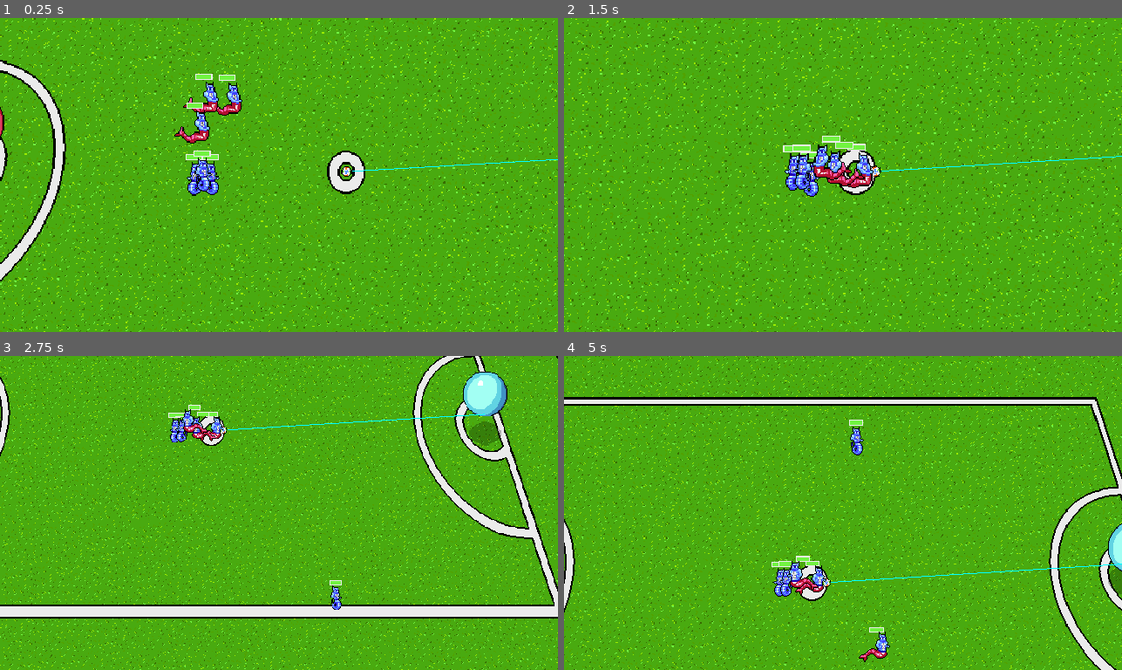
Above: before the commit, frames 1-4 (two rows, left to right).
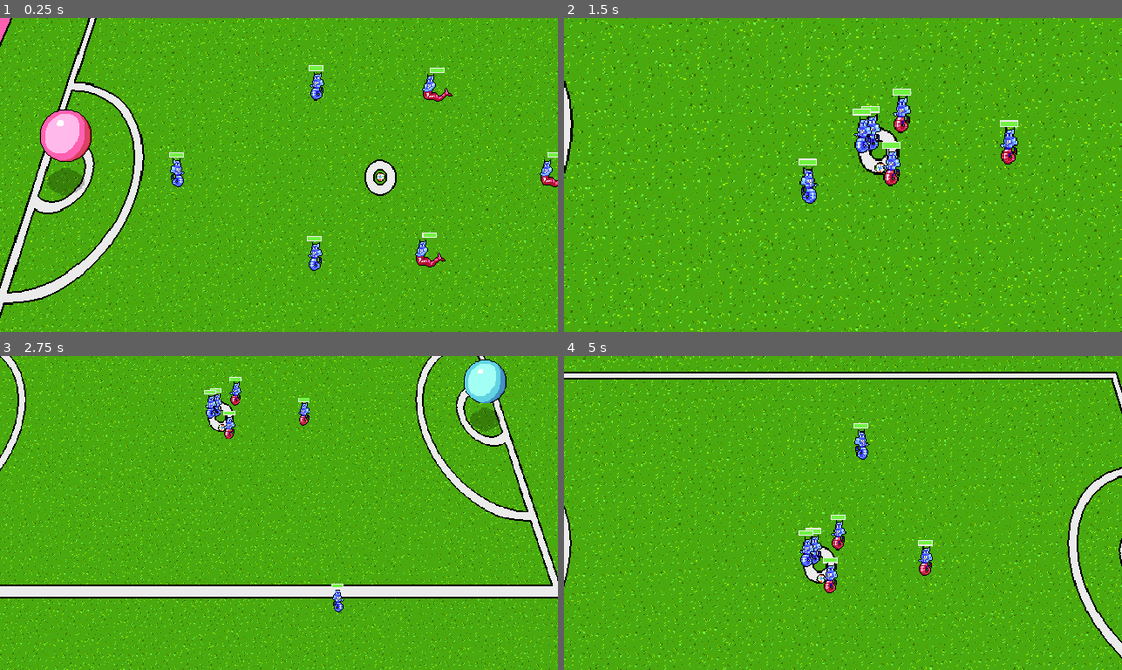
Above: after the commit, the same moments.

Repository: gamkedo-la/Elementaball
Game: Godot game, scene res://Node2D.tscn
The game is run twice, just before and just after one commit, with the same random seed, the same clock (stepped at 60 frames per second) and the same inputs.
Inputs:
- Up to frame 1 (0.25 s): no input
- Up to frame 2 (1.5 s): hold Right (ui_right) 0.53-1.28 s; hold Down (ui_down) from 1.28 s (still down)
- Up to frame 3 (2.75 s): release Down (ui_down) at 2.03 s; hold Right (ui_right) from 2.03 s (still down)
- Up to frame 4 (5 s): release Right (ui_right) at 2.78 s; hold Up (ui_up) 2.78-3.53 s; hold Left (ui_left) from 3.53 s (still down)

The runs differ from the first frame. In frame 1, 21% of the frame differs, in the area x 0-100%, y 0-100%; in frame 2, 16%; in frame 3, 26%; in frame 4, 22%.

Commit message:
Enemies FINALLY defend assigned zones

Diff:
--- a/Field and Equipment/Ball.gd
+++ b/Field and Equipment/Ball.gd
@@ -48,9 +48,7 @@
 	update()
 
 func _draw():
-	var goalPosition = get_node("../Goal").global_position
-	draw_line(Vector2.ZERO, to_local(goalPosition), Color(0,255,255), 1)
-	update()
+	pass
 
 
 func _input(event):
--- a/Node2D.tscn
+++ b/Node2D.tscn
@@ -8,6 +8,7 @@
 [ext_resource path="res://Field and Equipment/ParallaxBackground.tscn" type="PackedScene" id=6]
 [ext_resource path="res://Camera2D.gd" type="Script" id=7]
 [ext_resource path="res://Art/Sprites/enemy_goal.png" type="Texture" id=8]
+[ext_resource path="res://Players/Defense Zones/EnemyRight.tscn" type="PackedScene" id=9]
 [ext_resource path="res://Players/blue_player_stats.tres" type="Resource" id=10]
 
 [sub_resource type="AnimationNodeStateMachinePlayback" id=1]
@@ -22,8 +23,22 @@
 
 [sub_resource type="AnimationNodeStateMachinePlayback" id=6]
 
-[sub_resource type="CircleShape2D" id=7]
-radius = 42.2346
+[sub_resource type="Curve2D" id=7]
+resource_local_to_scene = true
+_data = {
+"points": PoolVector2Array( 5.04538, -46.2493, -5.04538, 46.2493, 194.625, -74.5095, -10.9317, -24.386, 10.9317, 24.386, 222.19, 4.62045, 18.4343, 0.853422, -18.4343, -0.853422, 294.006, 32.4625, 1.32096, 26.4882, -1.32096, -26.4882, 553.701, 4.62045, 5.28384, 9.24986, -5.28384, -9.24986, 497.844, -90.2901, 0, 0, 0, 0, 216.044, -110.084, 0, 0, 0, 0, 195.363, -74.8359 )
+}
+
+[sub_resource type="Curve2D" id=8]
+_data = {
+"points": PoolVector2Array( 43.7266, -18.9202, -43.7266, 18.9202, 221.673, 114.382, 5.04538, -46.2493, -5.04538, 46.2493, 191.106, 131.953, -10.9317, -24.386, 10.9317, 24.386, 222.768, 207.825, 18.4343, 0.853422, -18.4343, -0.853422, 306.75, 248.065, 1.32096, 26.4882, -1.32096, -26.4882, 475.409, 244.544, 5.28384, 9.24986, -5.28384, -9.24986, 458.954, 105.836, 0, 0, 0, 0, 289.254, 95.3713, 0, 0, 0, 0, 221.673, 114.382 )
+}
+
+[sub_resource type="Curve2D" id=9]
+resource_local_to_scene = true
+_data = {
+"points": PoolVector2Array( 43.7266, -18.9202, -43.7266, 18.9202, 307.137, 19.5446, 5.04538, -46.2493, -5.04538, 46.2493, 272.217, 67.9539, -10.9317, -24.386, 10.9317, 24.386, 298.236, 128.12, 18.4343, 0.853422, -18.4343, -0.853422, 405.732, 167.539, 1.32096, 26.4882, -1.32096, -26.4882, 589.229, 181.37, 5.28384, 9.24986, -5.28384, -9.24986, 532.4, -13.6504, 0, 0, 0, 0, 411.894, -17.1082, 0, 0, 0, 0, 306.452, 18.853 )
+}
 
 [node name="Main" type="Node2D"]
 
@@ -148,41 +163,29 @@
 [node name="ParallaxBackground" parent="." instance=ExtResource( 6 )]
 follow_viewport_enable = true
 
-[node name="EnemyRight" type="Area2D" parent="."]
-position = Vector2( 245.542, -67.7737 )
-
-[node name="CollisionShape2D" type="CollisionShape2D" parent="EnemyRight"]
-shape = SubResource( 7 )
-
-[node name="EnemyCenter" type="Area2D" parent="."]
-position = Vector2( 395.009, 64.195 )
-
-[node name="CollisionShape2D" type="CollisionShape2D" parent="EnemyCenter"]
-shape = SubResource( 7 )
-
-[node name="EnemyLeft" type="Area2D" parent="."]
-position = Vector2( 236.921, 190.329 )
-
-[node name="CollisionShape2D" type="CollisionShape2D" parent="EnemyLeft"]
-shape = SubResource( 7 )
-
-[node name="PlayerLeft" type="Area2D" parent="."]
-position = Vector2( 63.0682, -67.7737 )
-
-[node name="CollisionShape2D" type="CollisionShape2D" parent="PlayerLeft"]
-shape = SubResource( 7 )
-
-[node name="PlayerRight" type="Area2D" parent="."]
-position = Vector2( 57.5017, 190.467 )
-
-[node name="CollisionShape2D" type="CollisionShape2D" parent="PlayerRight"]
-shape = SubResource( 7 )
-
-[node name="PlayerCenter" type="Area2D" parent="."]
-position = Vector2( -68.4368, 62.467 )
-
-[node name="CollisionShape2D" type="CollisionShape2D" parent="PlayerCenter"]
-shape = SubResource( 7 )
+[node name="EnemyRight" parent="." instance=ExtResource( 9 )]
+
+[node name="Path2D" parent="EnemyRight" index="0"]
+curve = SubResource( 7 )
+
+[node name="EnemyLeft" parent="." instance=ExtResource( 9 )]
+scale = Vector2( 0.84652, 0.829782 )
+
+[node name="Path2D" parent="EnemyLeft" index="0"]
+scale = Vector2( 1.34164, 1.14235 )
+curve = SubResource( 8 )
+
+[node name="EnemyCenter" parent="." instance=ExtResource( 9 )]
+
+[node name="Path2D" parent="EnemyCenter" index="0"]
+curve = SubResource( 9 )
+
+[node name="PlayerLeft" parent="." instance=ExtResource( 9 )]
+
+[node name="PlayerRight" parent="." instance=ExtResource( 9 )]
+scale = Vector2( 0.84652, 0.829783 )
+
+[node name="PlayerCenter" parent="." instance=ExtResource( 9 )]
 
 [node name="Camera2D" type="Camera2D" parent="."]
 current = true
@@ -198,18 +201,6 @@
 [connection signal="body_exited" from="Enemy3/InterceptArea" to="Enemy3" method="_on_InterceptArea_body_exited"]
 [connection signal="body_entered" from="Enemy2/InterceptArea" to="Enemy2" method="_on_InterceptArea_body_entered"]
 [connection signal="body_exited" from="Enemy2/InterceptArea" to="Enemy2" method="_on_InterceptArea_body_exited"]
-[connection signal="body_entered" from="EnemyRight" to="Enemy2" method="_on_DefenseZone_body_entered"]
-[connection signal="body_exited" from="EnemyRight" to="Enemy2" method="_on_DefenseZone_body_exited"]
-[connection signal="body_entered" from="EnemyCenter" to="Enemy" method="_on_DefenseZone_body_entered"]
-[connection signal="body_exited" from="EnemyCenter" to="Enemy" method="_on_DefenseZone_body_exited"]
-[connection signal="body_entered" from="EnemyLeft" to="Enemy3" method="_on_DefenseZone_body_entered"]
-[connection signal="body_exited" from="EnemyLeft" to="Enemy3" method="_on_DefenseZone_body_exited"]
-[connection signal="body_entered" from="PlayerLeft" to="Player2" method="_on_DefenseZone_body_entered"]
-[connection signal="body_exited" from="PlayerLeft" to="Player2" method="_on_DefenseZone_body_exited"]
-[connection signal="body_entered" from="PlayerRight" to="Player3" method="_on_DefenseZone_body_entered"]
-[connection signal="body_exited" from="PlayerRight" to="Player3" method="_on_DefenseZone_body_exited"]
-[connection signal="body_entered" from="PlayerCenter" to="Player" method="_on_DefenseZone_body_entered"]
-[connection signal="body_exited" from="PlayerCenter" to="Player" method="_on_DefenseZone_body_exited"]
 
 [editable path="Player"]
 [editable path="Player2"]
@@ -227,3 +218,6 @@
 [editable path="Enemy2/InterceptArea"]
 [editable path="Enemy2/Health Bar"]
 [editable path="ParallaxBackground"]
+[editable path="EnemyRight"]
+[editable path="EnemyLeft"]
+[editable path="EnemyCenter"]
--- a/Players/AIPlayer.gd
+++ b/Players/AIPlayer.gd
@@ -1,14 +1,14 @@
 extends KinematicBody2D
 
 #Variables for movement
-var velocity = Vector2.ZERO
+var velocity = Vector2()
 onready var initialScale = scale
 var destination = Vector2()
-var previousPosition = global_position
+var previousPosition = position
 
 #States for defense
+var onDefense = false
 var intercepting = false
-var inDefenseZone = true
 var tacklingInProgress = false
 var blockingInProgress = false
 var tacklerIsSelf = false
@@ -17,6 +17,7 @@
 var myOpponent = "opposing_team"
 
 #States for offense
+var onOffense = false
 export var controlling = false
 export var inPossession = false
 var timer
@@ -86,26 +87,31 @@
 	get_node("Health Bar").update_healthbar(maxHP)
 
 func _physics_process(delta):
-	if controlling == false:
-
-		if inPossession:
-			return
-
-		#if the enemy's defense range collides with the ball
-		if intercepting == true:
-			#print("intercepting")
-			intercept()
+	if controlling == false and ball.selecting == false:
 
 		#If nobody has the ball, try to get it.
-		elif !ball.playerInPossession:
-			destination = ball.global_position
+		if !ball.playerInPossession:
+			destination = ball.position
 			velocity = (destination-self.position).normalized()*speed;
 
-		#If ball is out of range, returns to assigned zone
-		else:
-			defend_zone()
-		update()
-		#TODO: Add offensive AI - running toward goal, passing, kicking
+		#TODO add offense states
+		if onOffense:
+			if inPossession:
+				pass
+
+			velocity = Vector2()
+
+		if onDefense:
+			#if the enemy's defense range collides with the ball
+			if intercepting == true:
+				#print("intercepting")
+				intercept()
+
+			#If ball is out of range, returns to assigned zone
+			else:
+				defend_zone()
+			update()
+			#TODO: Add offensive AI - running toward goal, passing, kicking
 
 		velocity = move_and_slide(velocity)
 
@@ -128,18 +134,9 @@
 
 
 func defend_zone():
-	if(inDefenseZone == false):
-		destination = defenseZone.global_position
-		velocity = (destination-self.position).normalized()*speed;
-		#print("returning to defense zone")
-	else:
-		#Moves between ball and their own goal within assigned zone
-		var goalPosition = Vector2()
-		goalPosition = get_node("../Goal").global_position
-		destination = Geometry.get_closest_point_to_segment_2d (Vector2.ZERO, to_local(ball.position), to_local(goalPosition))
-		velocity = (destination-Vector2.ZERO).normalized()*speed;
-		#print("guarding defense zone")
-
+	destination = defenseZone.get_node("Path2D").curve.get_closest_point(ball.position)
+
+	velocity = (destination-self.position).normalized()*speed;
 	check_and_slide()
 
 func set_possession(player):
@@ -148,6 +145,13 @@
 	else:
 		inPossession = false
 
+	if player.is_in_group(myOpponent):
+		onDefense = true
+		onOffense = false
+	else:
+		onDefense = false
+		onOffense = true
+
 func set_control(player):
 	if player == self:
 		controlling = true
@@ -156,36 +160,38 @@
 
 
 func intercept(type = "normal"):
-	var distance2Target = destination.distance_to(Vector2.ZERO);
-	if destination != to_local(ball.global_position):
+	var distance2Target = destination.distance_to(self.position);
+	if destination != ball.position and destination != ball.playerInPossession.position:
 		reset_intercept()
 	else:
-		velocity = (destination-Vector2.ZERO).normalized()*speed;
-		_move_to_target("intercept")
-
-func _move_to_target(targetType):
-	var distance2Target = destination.distance_to(Vector2.ZERO);
-	var ballPosition = to_local(ball.global_position)
+		_move_to_target()
+
+func _move_to_target():
+	var distance2Target = destination.distance_to(self.position);
+	var ballPosition = ball.position
 	if ball.playerInPossession:
-		if (targetType == "intercept" and destination != ballPosition):
+		if (distance2Target <= 32 and destination != ballPosition):
 			destination = ballPosition
 			check_and_slide()
-		elif distance2Target >= 20:
+		elif distance2Target >= 32:
 			check_and_slide()
 		elif (destination == ballPosition and ball.kicking == false and stealCooldown == false and tacklingInProgress == false):
 			_try_steal();
 	else: check_and_slide()
 
 
-func check_and_slide(distance2Target = destination.distance_to(Vector2.ZERO), delta = get_physics_process_delta_time()):
-	return
+func check_and_slide(distance2Target = destination.distance_to(self.position), delta = get_physics_process_delta_time()):
+	if distance2Target >= velocity.length() * delta:
+		velocity = (destination-self.position).normalized()*speed;
+	else:
+		velocity = Vector2()
 
 func _try_steal():
 	tacklerIsSelf = true
 	stealCooldown = true
 	SceneController.emit_signal("tackling", true)
 	ball.target = ball.playerInPossession
-	destination = to_local(ball.playerInPossession.global_position)
+	destination = ball.playerInPossession.position
 	check_and_slide()
 	aniMachine.travel(tackleAnim)
 
@@ -206,11 +212,11 @@
 func reset_intercept():
 	#TODO make this player find their own goal
 	var goalPosition = Vector2()
-	goalPosition = get_node("../Goal").global_position
-	destination = Geometry.get_closest_point_to_segment_2d (Vector2.ZERO, to_local(ball.position), to_local(goalPosition))
+	goalPosition = get_node("../Goal").position
+	destination = Geometry.get_closest_point_to_segment_2d (self.position, ball.position, goalPosition)
 	#the enemy moves toward the ball
-	velocity = (destination-Vector2.ZERO).normalized()*speed;
-	_move_to_target("intercept")
+	velocity = (destination-self.position).normalized()*speed;
+	_move_to_target()
 
 func check_steal():
 	print("checking for successful steal")
@@ -239,12 +245,6 @@
 	if body == ball.playerInPossession and body.is_in_group(myOpponent):
 		intercepting = false
 
-func _on_DefenseZone_body_entered(body):
-	inDefenseZone = true
-
-func _on_DefenseZone_body_exited(body):
-	inDefenseZone = false
-
 func _check_collisions():
 	var slide_count = get_slide_count()
 	if slide_count:
--- a/Players/AnimationTree.tscn
+++ b/Players/AnimationTree.tscn
@@ -15,11 +15,12 @@
 
 [sub_resource type="AnimationNodeStateMachineTransition" id=6]
 
+[sub_resource type="AnimationNodeStateMachineTransition" id=7]
+
 [sub_resource type="AnimationNodeStateMachineTransition" id=8]
 
 [sub_resource type="AnimationNodeStateMachineTransition" id=9]
-
-[sub_resource type="AnimationNodeStateMachineTransition" id=12]
+switch_mode = 2
 
 [sub_resource type="AnimationNodeStateMachine" id=10]
 "states/Blue Enemy Idle/node" = SubResource( 1 )
@@ -28,8 +29,9 @@
 "states/Blue Enemy Run/position" = Vector2( 675, 100 )
 "states/Blue Enemy Tackle/node" = SubResource( 3 )
 "states/Blue Enemy Tackle/position" = Vector2( 340, 134 )
-transitions = [ "Blue Enemy Idle", "Blue Enemy Run", SubReso …(138 unchanged characters)… dle", "Blue Enemy Tackle", SubResource( 8 ), "Blue Enemy Run", "Blue Enemy Idle", SubResource( 9 ), "Blue Enemy Tackle", "Blue Enemy Idle", SubResource( 12 ) ]
+transitions = [ "Blue Enemy Idle", "Blue Enemy Run", SubReso …(138 unchanged characters)… dle", "Blue Enemy Tackle", SubResource( 7 ), "Blue Enemy Tackle", "Blue Enemy Idle", SubResource( 8 ), "Blue Enemy Run", "Blue Enemy Idle", SubResource( 9 ) ]
 start_node = "Blue Enemy Idle"
+graph_offset = Vector2( -121.613, 0 )
 
 [sub_resource type="AnimationNodeStateMachinePlayback" id=11]
 
--- a/Players/BallInterceptArea.tscn
+++ b/Players/BallInterceptArea.tscn
@@ -1,7 +1,7 @@
 [gd_scene load_steps=2 format=2]
 
 [sub_resource type="CircleShape2D" id=1]
-radius = 97.2587
+radius = 72.9527
 
 [node name="InterceptArea" type="Area2D"]
 collision_mask = 2
--- /dev/null
+++ b/Players/Defense Zones/EnemyRight.tscn
@@ -0,0 +1,13 @@
+[gd_scene load_steps=2 format=2]
+
+[sub_resource type="Curve2D" id=1]
+resource_local_to_scene = true
+_data = {
+"points": PoolVector2Array( 43.7266, -18.9202, -43.7266, 18.9202, -59.4804, -111.2, 5.04538, -46.2493, -5.04538, 46.2493, -123.192, -29.0833, -10.9317, -24.386, 10.9317, 24.386, -122.248, 29.9089, 18.4343, 0.853422, -18.4343, -0.853422, 10.2978, 50.1058, 1.32096, 26.4882, -1.32096, -26.4882, 169.412, 44.7764, 5.28384, 9.24986, -5.28384, -9.24986, 114.912, -111.724, 0, 0, 0, 0, -59.4804, -111.2, 0, 0, 0, 0, -59.1104, -111.616 )
+}
+
+[node name="Node2D" type="Node2D"]
+
+[node name="Path2D" type="Path2D" parent="."]
+scale = Vector2( 0.920065, 0.910924 )
+curve = SubResource( 1 )
--- a/Players/Enemy.tscn
+++ b/Players/Enemy.tscn
@@ -18,19 +18,19 @@
 radius = 5.73978
 height = 18.1092
 
-[sub_resource type="AnimationNodeStateMachinePlayback" id=5]
+[sub_resource type="AnimationNodeStateMachinePlayback" id=2]
 
 [sub_resource type="SpriteFrames" id=3]
 animations = [ {
+"frames": [ ExtResource( 1 ), ExtResource( 7 ), ExtResource( 6 ), ExtResource( 8 ), ExtResource( 5 ), ExtResource( 1 ) ],
+"loop": true,
+"name": "Blue Enemy Tackle",
+"speed": 1.0
+}, {
 "frames": [ ExtResource( 10 ), ExtResource( 11 ), ExtResource( 9 ), ExtResource( 11 ) ],
 "loop": false,
 "name": "Blue Enemy Run",
 "speed": 5.0
-}, {
-"frames": [ ExtResource( 1 ), ExtResource( 7 ), ExtResource( 6 ), ExtResource( 8 ), ExtResource( 5 ), ExtResource( 1 ) ],
-"loop": true,
-"name": "Blue Enemy Tackle",
-"speed": 1.0
 }, {
 "frames": [ ExtResource( 1 ) ],
 "loop": true,
Not shown: 1 places in Node2D.tscn that only renumber resources
Not shown: 1 places in Players/Enemy.tscn that only renumber resources
